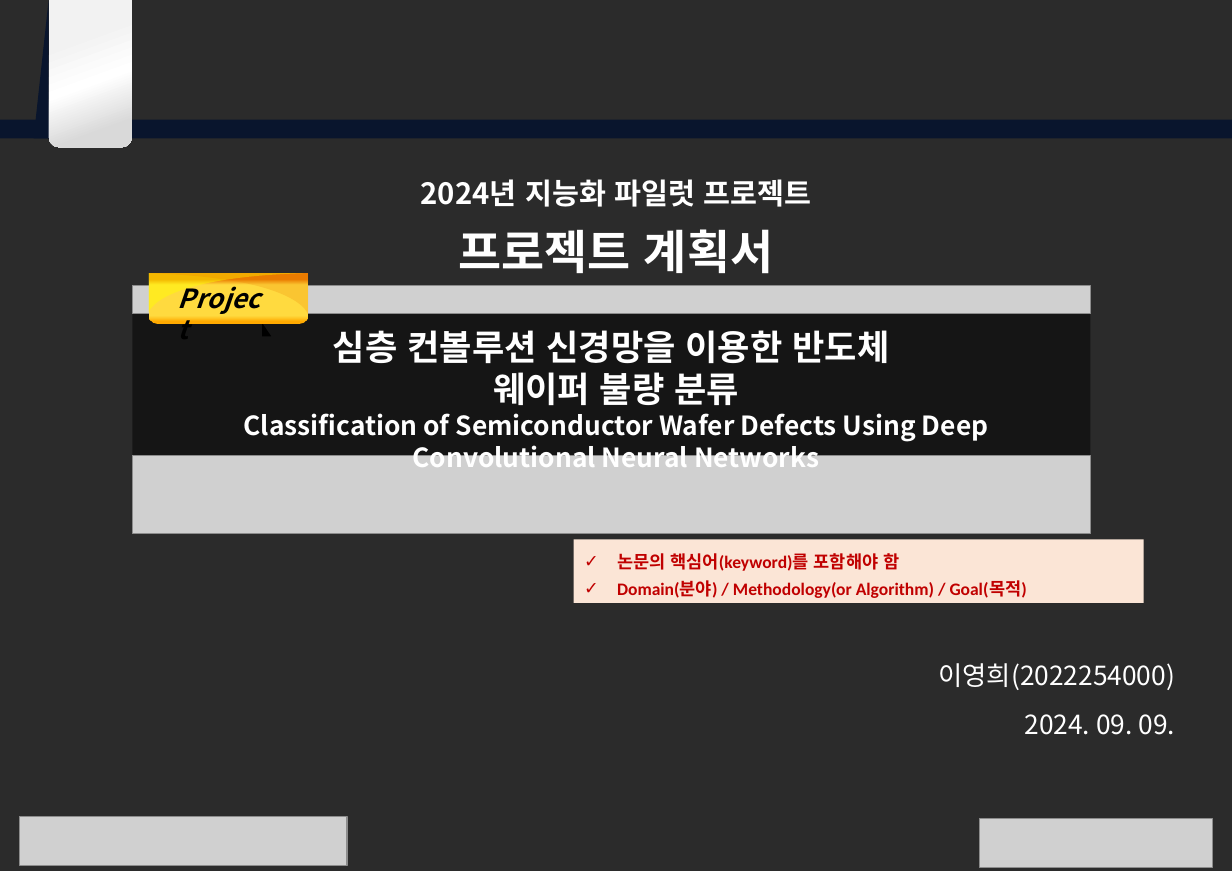
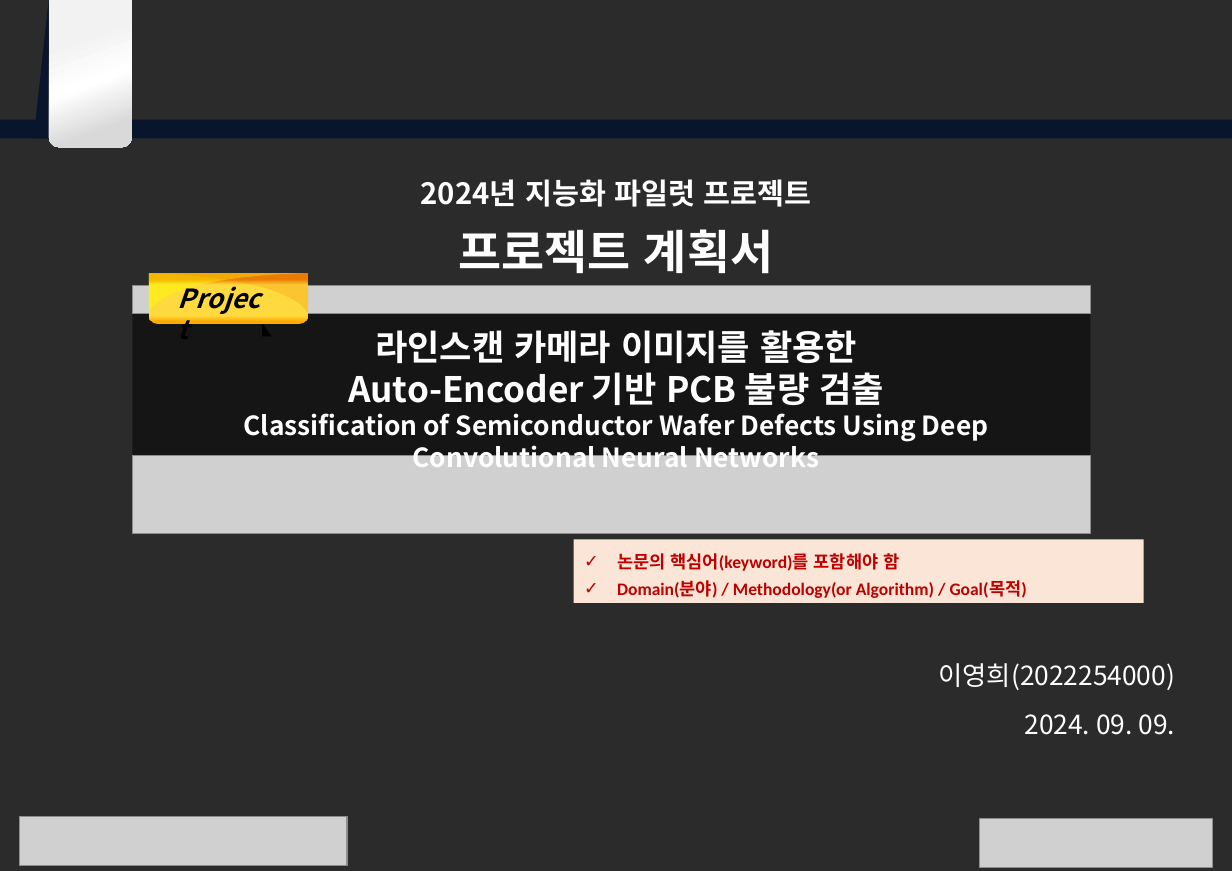
Before and after one commit to sakura09040904/Portfolio, a slide deck: slide 1 of 3. 2학년1학기/지능화 파일럿 프로젝트/[지능화파일럿] 프로젝트 계획서_(양식).pptx. Drawn at 1232x871 pixels with LibreOffice and Linux fonts; fonts in the diff are those of the drawing; grey boxes stand for pictures; background and template pictures are left out; a plain dark background stands for a picture behind light text. Boxes give left, top, right and bottom in pixels: in the first picture for what was removed or moved away, otherwise in the second. Text is boxed around its words. In the diff, an @@ line names an element or a change of style, - is before the commit and + after.

```diff
--- a/3. 2학년1학기/지능화 파일럿 프로젝트/[지능화파일럿] 프로젝트 계획서_(양식).pptx
+++ b/3. 2학년1학기/지능화 파일럿 프로젝트/[지능화파일럿] 프로젝트 계획서_(양식).pptx
@@ text at bbox=[348, 330, 884, 405]: text changed @@
-심층 컨볼루션 신경망을 이용한 반도체
-웨이퍼 불량 분류
+라인스캔 카메라 이미지를 활용한
+Auto-Encoder 기반 PCB 불량 검출
```
Also in this commit, not shown: 5 other slides changed, 1 slide added, 1 other file.
